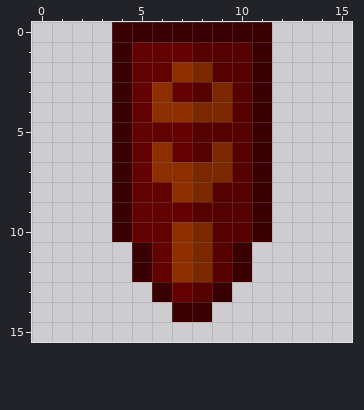
Pixel-art sprite -- public/images/ui/inventory/inv_banner.png. Above is the file before it was changed.
The file is 32x32 pixels, drawn in blocks of 2x2; one block is one cell here.
After the commit:
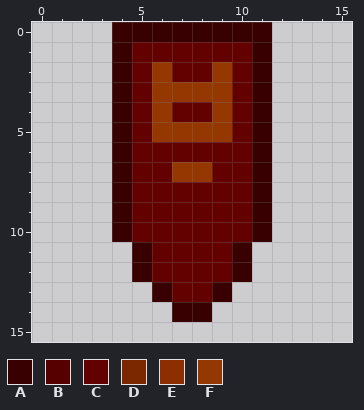
Palette (. is transparent): A #380000  B #560000  C #630000  D #7b2800  E #8c2e00  F #943700
Message: Banner and knight sprite improvement
Changes in this commit:
Colour B gives way to colour C in row 1 at x 8 to 10; in rows 2 to 5 at x 10; in row 6 at x 8 and 10; in row 7 at x 10; in row 8 at x 9 to 10; in row 9 at x 8 to 10.
Colour B gives way to colour C in row 10 at x 9 to 10; in rows 11 to 12 at x 9; in row 13 at x 8.
Colour D gives way to colour C in row 2 at x 8; in row 4 at x 8; in rows 6 to 7 at x 9; in row 8 at x 8; in rows 10 to 12 at x 8.
Colour E gives way to colour C in row 2 at x 7; in row 4 at x 7; in rows 6 to 7 at x 6; in row 8 at x 7; in rows 10 to 12 at x 7.
Colour B gives way to colour F in row 2 at x 9; in row 3 at x 8; in row 5 at x 8 to 9.
Colour C gives way to colour F in row 2 at x 6; in row 3 at x 7; in row 5 at x 6 to 7.
Colour D gives way to colour F in rows 3 to 4 at x 9; in row 7 at x 8.
Colour E gives way to colour F in rows 3 to 4 at x 6; in row 7 at x 7.
Where, in picture pixels (left, top, right, bottom), the same in both pictures:
changed: (152, 42, 252, 302)
